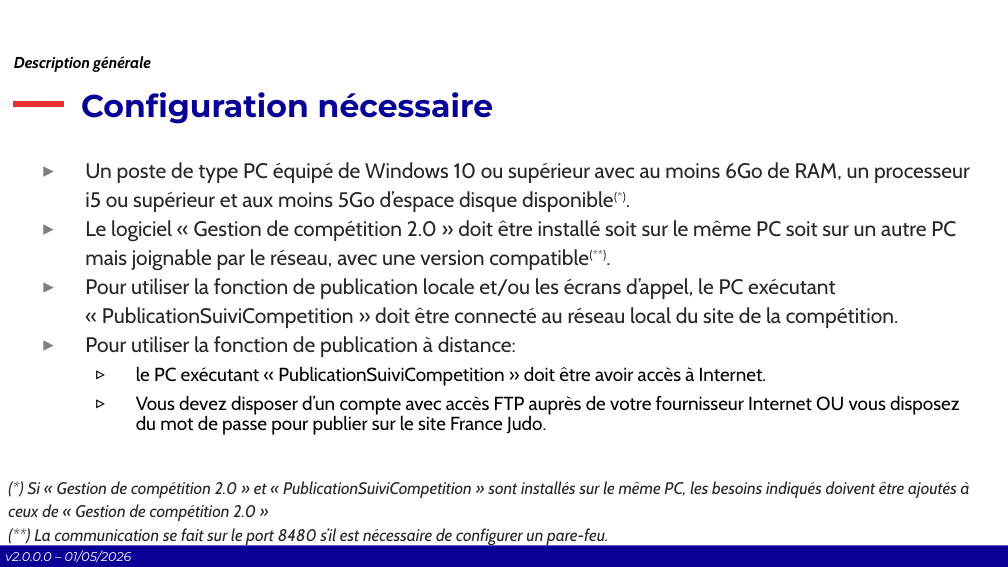
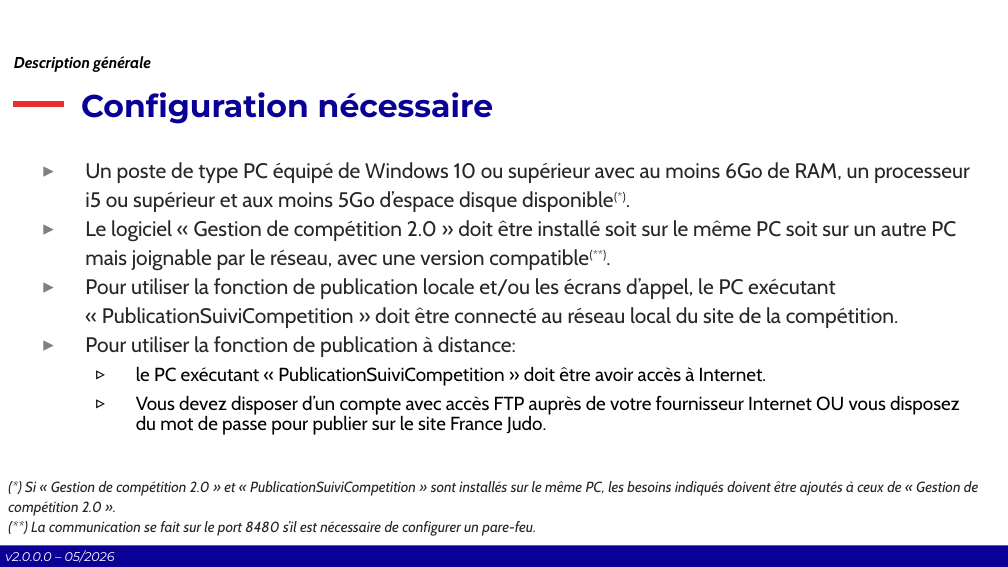
Before and after one commit to Comite-Rhone-Judo/PublicationSuiviCompetition, a slide deck: slide 5 of AppPublication/Documentation/PublicationSuiviCompetition - Manuel d'utilisation.pptx. Drawn at 1008x567 pixels with LibreOffice and Linux fonts; fonts in the diff are those of the drawing; background and template pictures are left out. Boxes give left, top, right and bottom in pixels: in the first picture for what was removed or moved away, otherwise in the second. Text is boxed around its words. In the diff, an @@ line names an element or a change of style, - is before the commit and + after.

```diff
--- a/AppPublication/Documentation/PublicationSuiviCompetition - Manuel d'utilisation.pptx
+++ b/AppPublication/Documentation/PublicationSuiviCompetition - Manuel d'utilisation.pptx
@@ text at [8, 481, 978, 516]: text changed; size 16 to 14 pt @@
-(*) Si « Gestion de compétition 2.0 » et « PublicationSuiviCompetition » sont installés sur le même PC, les besoins indiqués doivent être ajoutés à ceux de « Gestion de compétition 2.0 »
+(*) Si « Gestion de compétition 2.0 » et « PublicationSuiviCompetition » sont installés sur le même PC, les besoins indiqués doivent être ajoutés à ceux de « Gestion de compétition 2.0 ».
@@ text at [31, 521, 536, 536]: size 16 to 14 pt in "(**) La communication se fait sur le ..." @@
@@ text at [5, 550, 115, 563]: text changed @@
-v2.0.0.0 – 01/05/2026
+v2.0.0.0 – 05/2026
```
Also in this commit, not shown: 38 other slides changed, 11 slides added, 1 slide removed, 12 other files.
